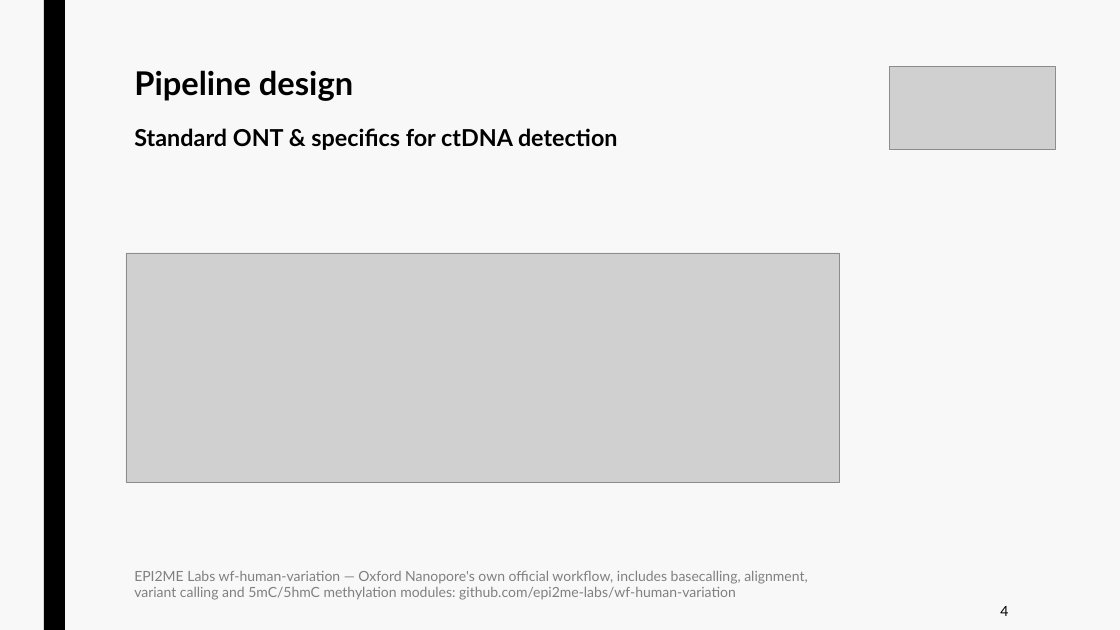
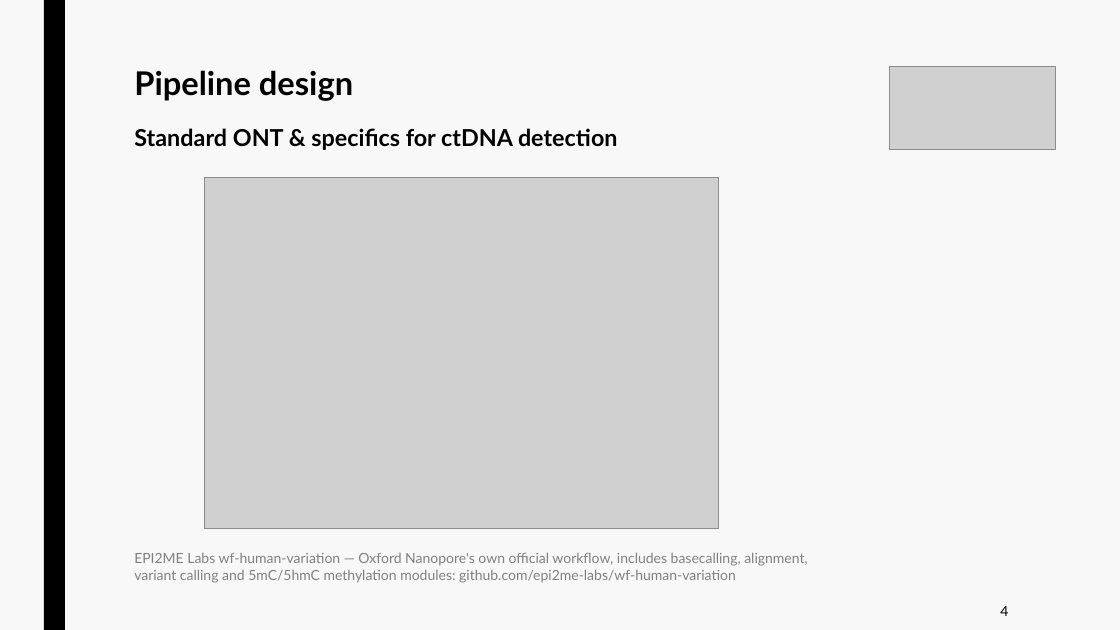
Before and after one commit to jurtasun/presentations, a slide deck: slide 7 of 202609_vhio_symposium/202609_vhio_technical.ppt (slide 8 before the commit). Drawn at 1120x630 pixels with LibreOffice and Linux fonts; fonts in the diff are those of the drawing; grey boxes stand for pictures. Boxes give left, top, right and bottom in pixels: in the first picture for what was removed or moved away, otherwise in the second. Text is boxed around its words. In the diff, an @@ line names an element or a change of style, - is before the commit and + after.

```diff
--- a/202609_vhio_symposium/202609_vhio_technical.ppt
+++ b/202609_vhio_symposium/202609_vhio_technical.ppt
@@ picture: place and size @@
-picture at <box>126,253,840,482</box>
+picture at <box>204,177,718,528</box>
@@ text "EPI2ME Labs wf-human-variation — Oxford ...": place and size @@
-text "EPI2ME Labs wf-human-variation — Oxford ..." at <box>134,571,807,600</box>
+text "EPI2ME Labs wf-human-variation — Oxford ..." at <box>134,553,807,583</box>
```
Also in this commit, not shown: 12 other slides changed, 8 slides added, 16 slides removed, 5 other files.
